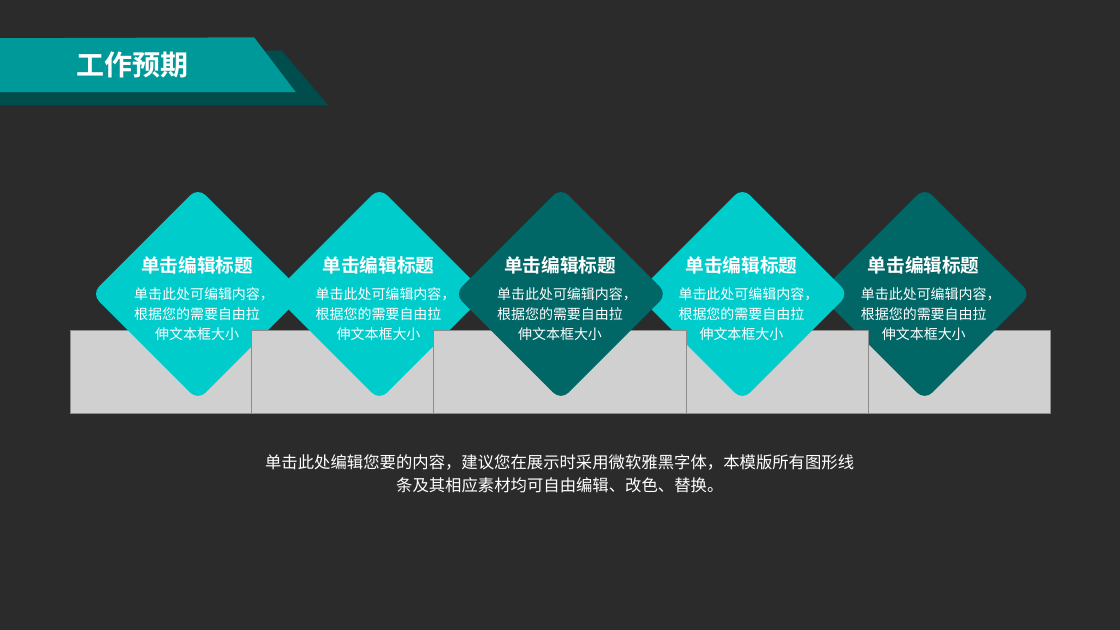
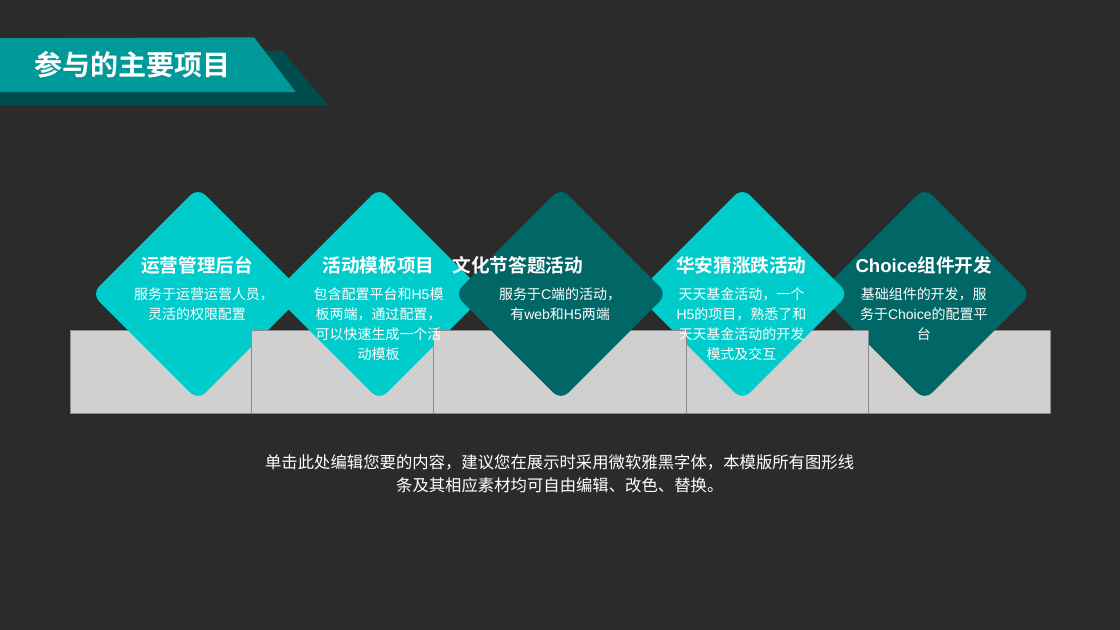
Before and after one commit to beyondverage0908/blog, a slide deck: slide 5 of 工作报告/2019年述职报告.pptx (slide 6 before the commit). Drawn at 1120x630 pixels with LibreOffice and Linux fonts; fonts in the diff are those of the drawing; grey boxes stand for pictures; background and template pictures are left out; a plain dark background stands for a picture behind light text. Boxes give left, top, right and bottom in pixels: in the first picture for what was removed or moved away, otherwise in the second. Text is boxed around its words. In the diff, an @@ line names an element or a change of style, - is before the commit and + after.

```diff
--- a/工作报告/2019年述职报告.pptx
+++ b/工作报告/2019年述职报告.pptx
@@ text at box(35, 51, 231, 78): text changed @@
-工作预期
+参与的主要项目
@@ text at box(141, 256, 253, 274): text changed @@
-单击编辑标题
+运营管理后台
@@ text at box(323, 256, 435, 274): text changed @@
-单击编辑标题
+活动模板项目
@@ text at box(453, 252, 583, 277): text changed @@
-单击编辑标题
+文化节答题活动
@@ text at box(676, 252, 806, 274): text changed @@
-单击编辑标题
+华安猜涨跌活动
@@ text at box(856, 257, 993, 274): text changed @@
-单击编辑标题
+Choice组件开发
@@ text at box(134, 287, 274, 320): text changed @@
-单击此处可编辑内容，根据您的需要自由拉伸文本框大小
+服务于运营运营人员，灵活的权限配置
@@ text at box(314, 287, 444, 360): text changed @@
-单击此处可编辑内容，根据您的需要自由拉伸文本框大小
+包含配置平台和H5模板两端，通过配置，可以快速生成一个活动模板
@@ text at box(499, 287, 621, 320): text changed @@
-单击此处可编辑内容，根据您的需要自由拉伸文本框大小
+服务于C端的活动，有web和H5两端
@@ text at box(677, 287, 807, 360): text changed @@
-单击此处可编辑内容，根据您的需要自由拉伸文本框大小
+天天基金活动，一个H5的项目，熟悉了和天天基金活动的开发模式及交互
@@ text at box(860, 287, 988, 320): text changed @@
-单击此处可编辑内容，根据您的需要自由拉伸文本框大小
+基础组件的开发，服务于Choice的配置平台
```
Also in this commit, not shown: 2 other slides changed, 3 slides added, 2 slides removed.
